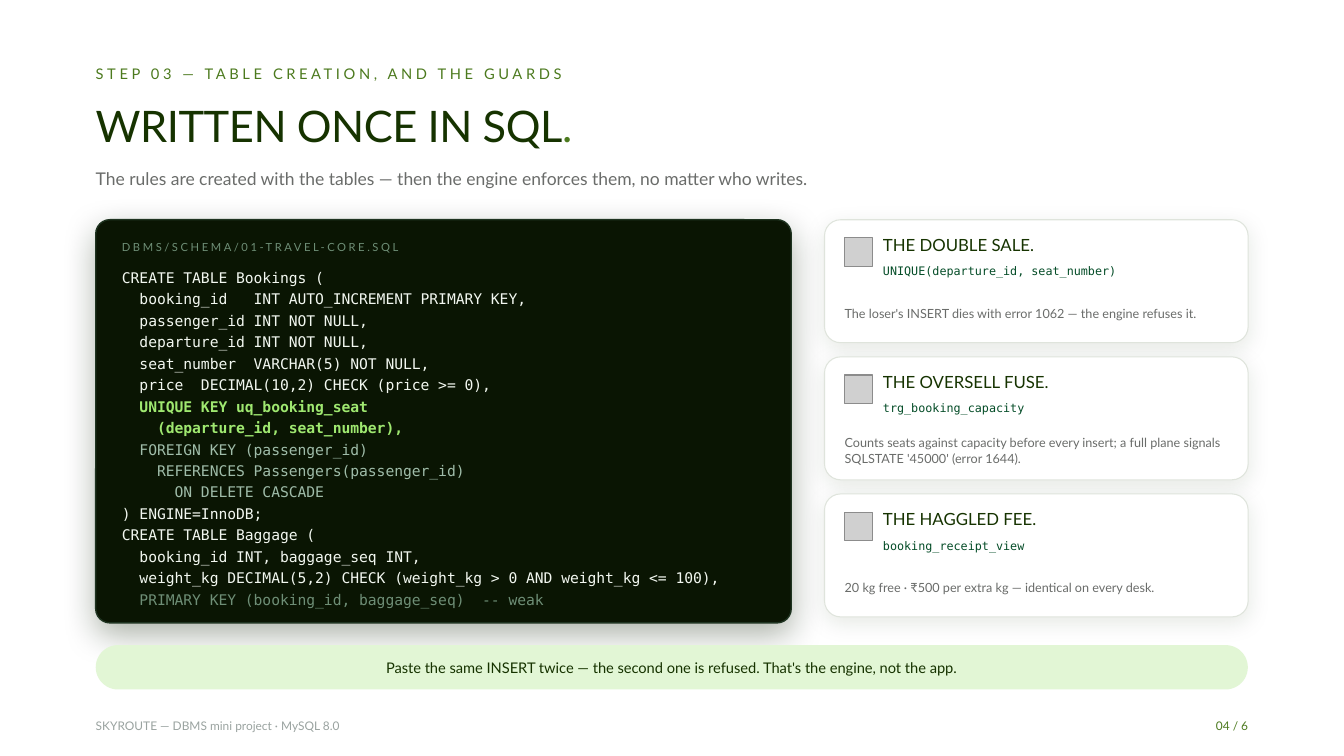
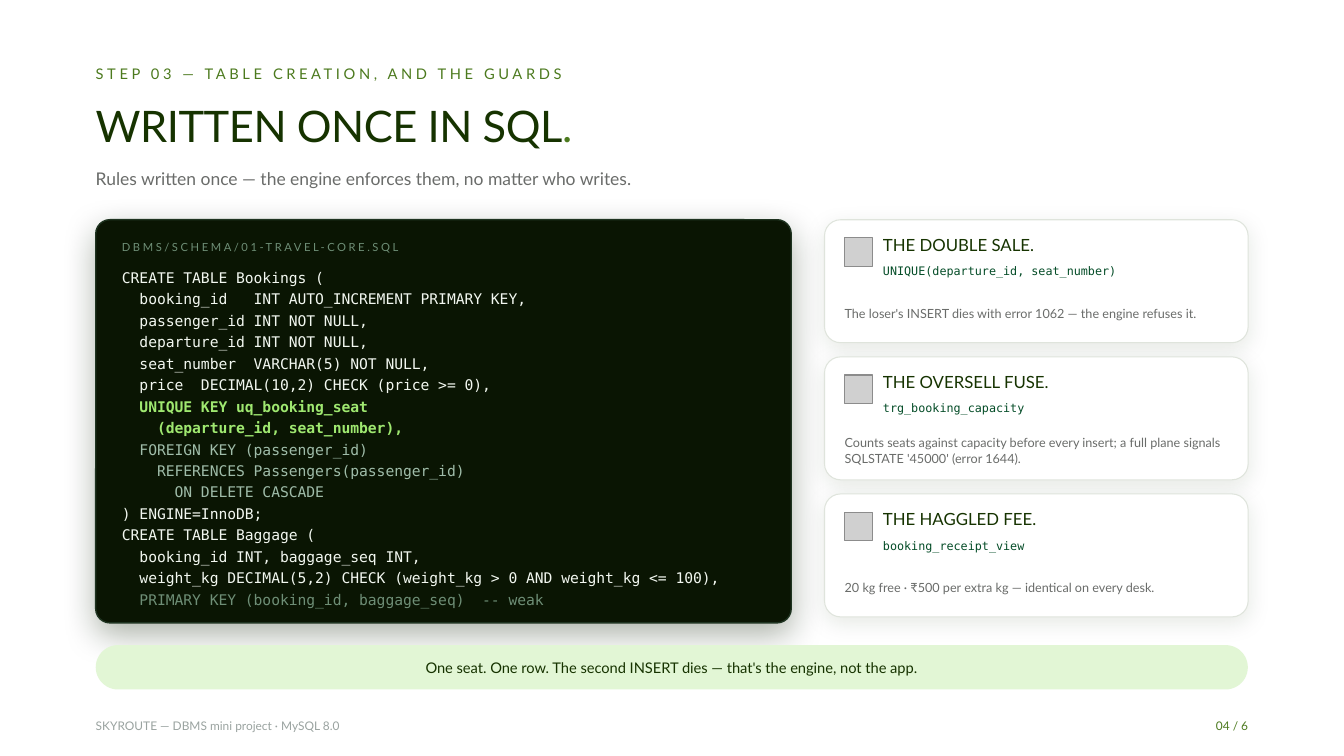
Before and after one commit to Bhaskar-1818/skyroute-dbms-python, a slide deck: slide 4 of dbms/docs/report/SkyRoute_Presentation.pptx. Drawn at 1344x756 pixels with LibreOffice and Linux fonts; fonts in the diff are those of the drawing; grey boxes stand for pictures; background and template pictures are left out. Boxes give left, top, right and bottom in pixels: in the first picture for what was removed or moved away, otherwise in the second. Text is boxed around its words. In the diff, an @@ line names an element or a change of style, - is before the commit and + after.

```diff
--- a/dbms/docs/report/SkyRoute_Presentation.pptx
+++ b/dbms/docs/report/SkyRoute_Presentation.pptx
@@ text at bbox=[96, 172, 631, 188]: text changed @@
-The rules are created with the tables — then the engine enforces them, no matter who writes.
+Rules written once — the engine enforces them, no matter who writes.
@@ text at bbox=[426, 662, 917, 676]: text changed @@
-Paste the same INSERT twice — the second one is refused. That's the engine, not the app.
+One seat. One row. The second INSERT dies — that's the engine, not the app.
```
Also in this commit, not shown: 4 other slides changed.
